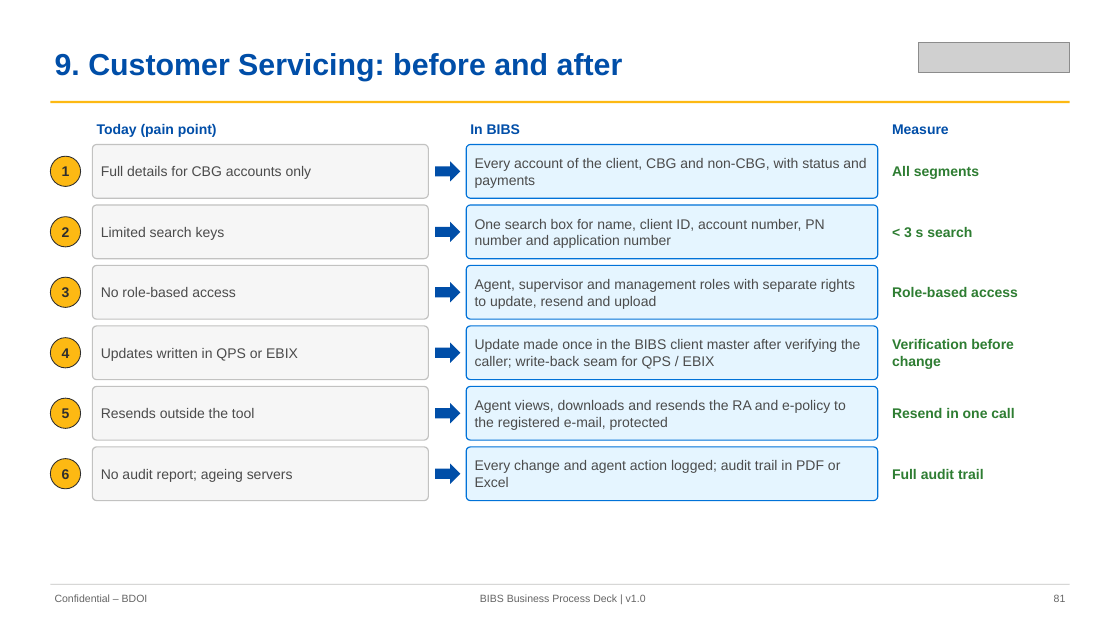
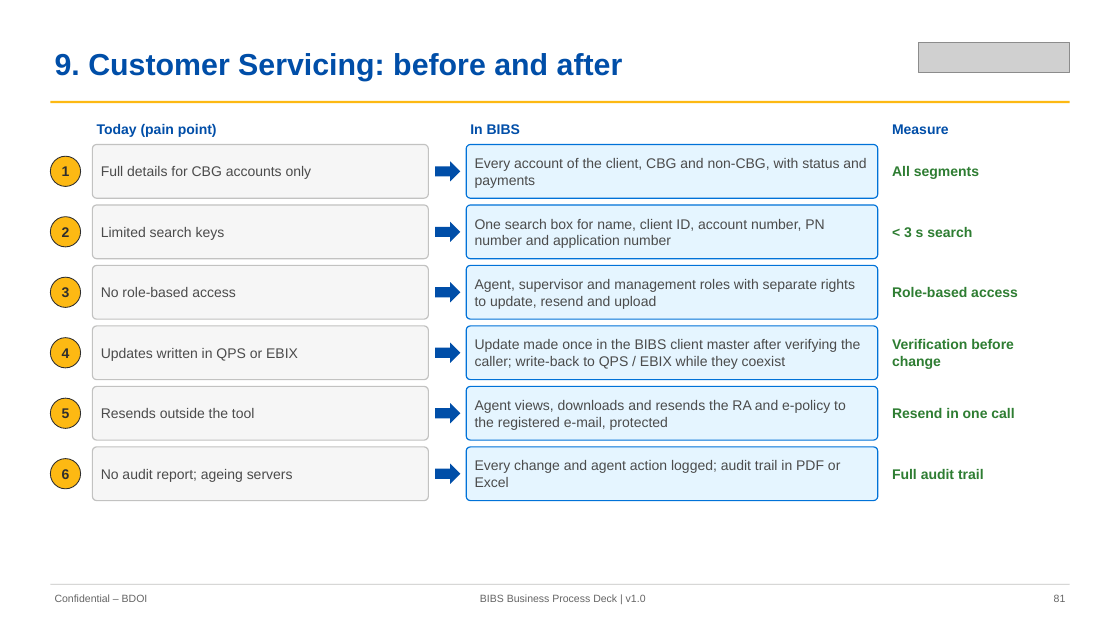
Before and after one commit to IortaTexhNXT-DEV/FinVerse, a slide deck: slide 81 of docs/deliverables/out/Programme/Decks/BIBS_Deck_BRD-00_Business_Process_AsIs_Envisioned_BestPractice_v1.0.pptx. Drawn at 1120x630 pixels with LibreOffice and Linux fonts; fonts in the diff are those of the drawing; grey boxes stand for pictures. Boxes give left, top, right and bottom in pixels: in the first picture for what was removed or moved away, otherwise in the second. Text is boxed around its words. In the diff, an @@ line names an element or a change of style, - is before the commit and + after.

```diff
--- a/docs/deliverables/out/Programme/Decks/BIBS_Deck_BRD-00_Business_Process_AsIs_Envisioned_BestPractice_v1.0.pptx
+++ b/docs/deliverables/out/Programme/Decks/BIBS_Deck_BRD-00_Business_Process_AsIs_Envisioned_BestPractice_v1.0.pptx
@@ text at bbox=[475, 339, 860, 369]: text changed @@
-Update made once in the BIBS client master after verifying the caller; write-back seam for QPS / EBIX
+Update made once in the BIBS client master after verifying the caller; write-back to QPS / EBIX while they coexist
```
Also in this commit, not shown: 40 other slides changed, 43 other files.
